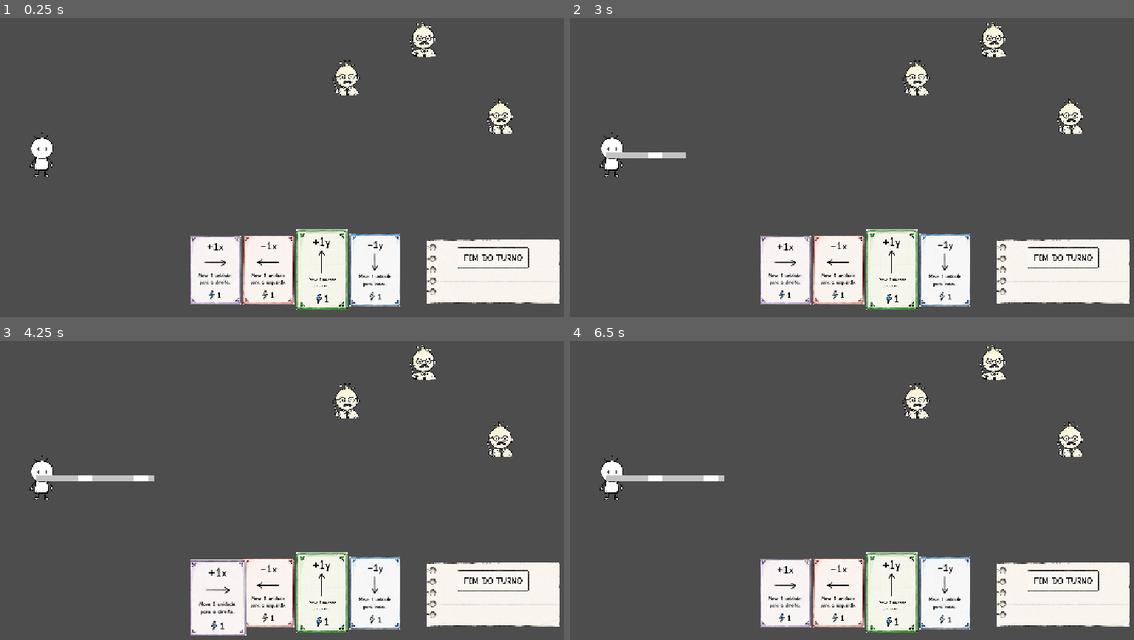
Above: before the commit, frames 1-4 (two rows, left to right).
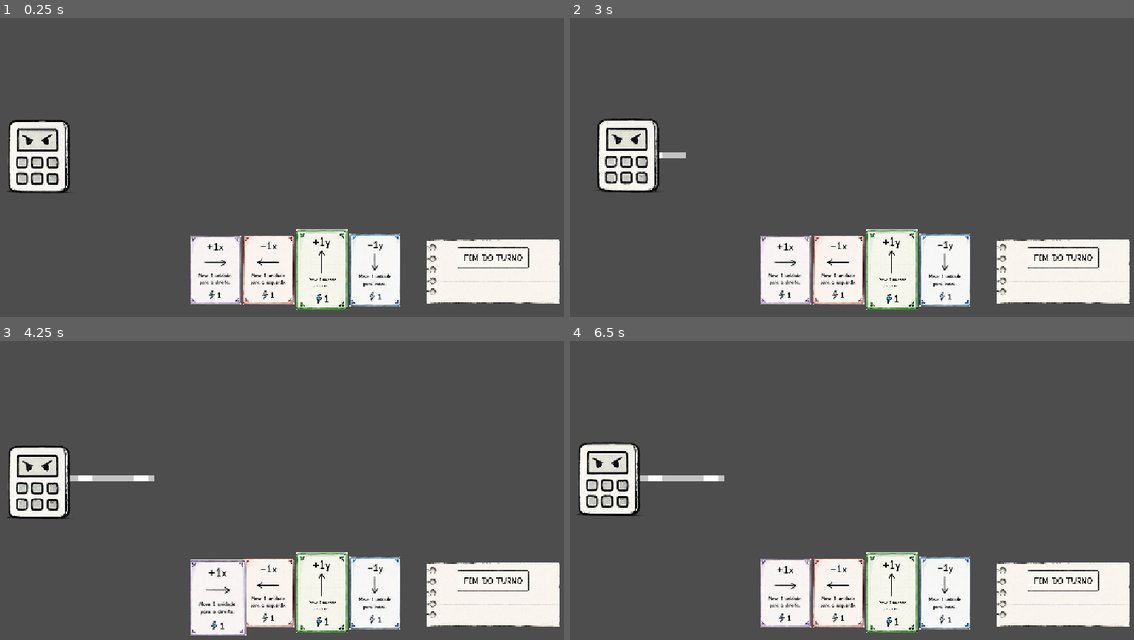
Above: after the commit, the same moments.

Repository: catolica-faculdade/incognita-deck
Game: Godot game, scene res://main/main.tscn
Same seed, same stepped clock (60 frames per second), same inputs: the game is played once before the commit and once after it.
Inputs (mouse positions are in pixels of both pictures, inside the frame that each line leads up to):
- Up to frame 1 (0.25 s): no input
- Up to frame 2 (3 s): click (1060, 257) at 0.5 s; click (784, 269) at 1.27 s; click (789, 275) at 2.02 s; click (1060, 257) at 2.75 s
- Up to frame 3 (4.25 s): click (214, 592) at 3.52 s
- Up to frame 4 (6.5 s): click (1060, 580) at 4.25 s

The runs differ from the first frame. In frame 1, 3.5% of the frame differs, in the area x 1-91%, y 1-59%; in frame 2, 3.6%; in frame 3, 3.6%, in the area x 1-91%, y 1-60%; in frame 4, 3.6%.

Commit message:
feat: add finish turn button

Diff:
--- /dev/null
+++ b/interface/buttons/buttons.gd
@@ -0,0 +1,10 @@
+extends TextureButton
+
+signal end_turn
+
+func _ready() -> void:
+	pressed.connect(_end_turn_button_pressed)
+
+func _end_turn_button_pressed() -> void:
+	print("Botão clicado! Emitindo sinal de fim de turno...")
+	end_turn.emit()
--- a/interface/buttons/buttons.tscn
+++ b/interface/buttons/buttons.tscn
@@ -2,6 +2,7 @@
 
 [ext_resource type="Texture2D" uid="uid://360jo30uifs2" path="res://assets/empty_paper.png" id="1_paw45"]
 [ext_resource type="Texture2D" uid="uid://8ednp6hhoftm" path="res://assets/button.png" id="2_0r5lu"]
+[ext_resource type="Script" uid="uid://yynl7usa1q7m" path="res://interface/buttons/buttons.gd" id="3_arv1u"]
 
 [node name="Control" type="Control" unique_id=251126185]
 layout_mode = 3
@@ -46,3 +47,4 @@
 scale = Vector2(0.2, 0.2)
 texture_normal = ExtResource("2_0r5lu")
 ignore_texture_size = true
+script = ExtResource("3_arv1u")
--- a/interface/interface.tscn
+++ b/interface/interface.tscn
@@ -12,6 +12,7 @@
 anchor_bottom = 1.0
 grow_horizontal = 2
 grow_vertical = 2
+mouse_filter = 2
 theme_override_constants/margin_bottom = 1
 
 [node name="Control" type="Control" parent="MarginContainer" unique_id=1238509143]
--- a/main/main.gd
+++ b/main/main.gd
@@ -9,3 +9,9 @@
 
 	ui.set_world(world)
 	GameSettings.set_fullscreen(true)
+
+	var hud = ui.find_child("TextureButton", true, false)
+	var battle_system = world.find_child("BattleSystemNode", true, false)
+
+	if hud and battle_system:
+		hud.end_turn.connect(battle_system.execute_turn_actions)
--- a/world/battle_system/battle_system.gd
+++ b/world/battle_system/battle_system.gd
@@ -1,20 +1,22 @@
 extends Node
 
 @export var lock_distance = 75
+@onready var trajectory = $"../PlayerNode/TrajectoryNode/Trajectory"
 
-var current_enemy = null
+var current_enemies = []
 
 func _ready() -> void:
 	pass
 
 func clear_target():
-	if current_enemy:
-		current_enemy.unlock()
-	current_enemy = null
+	for enemy in current_enemies:
+		if is_instance_valid(enemy) and enemy.has_method("unlock"):
+			enemy.unlock()
+
+	current_enemies = []
 
 func lock_target(enemy):
-	current_enemy = enemy
-	enemy.lock()
+	current_enemies.push_back(enemy)
 
 func evaluate_trajectory(points: Array):
 	clear_target()
@@ -23,12 +25,8 @@
 
 	for enemy in enemies:
 
-		if trajectory_hits_enemy(
-			points,
-			enemy.position
-		):
+		if trajectory_hits_enemy(points, enemy.position):
 			lock_target(enemy)
-			return
 
 
 func trajectory_hits_enemy(points: PackedVector2Array, enemy_position: Vector2) -> bool:
@@ -42,9 +40,27 @@
 		)
 
 		var distance = closest_point.distance_to(enemy_position)
-		print("validando...", distance)
 		print(lock_distance)
 		if distance <= lock_distance:
 			return true
 
 	return false
+
+func execute_turn_actions() -> void:
+	if current_enemies.size() > 0:
+		print("Iniciando ataque aos inimigos selecionados: ", current_enemies.size())
+
+		if trajectory:
+			trajectory.clear_points()
+
+		var enemies_to_attack = current_enemies.duplicate()
+
+		var player_damage = 5
+		for enemy in enemies_to_attack:
+			if is_instance_valid(enemy) and enemy.health > 0:
+				await enemy.take_damage(player_damage)
+		clear_target()
+	else:
+		print("Nenhum inimigo selecionado na trajetória.")
+		if trajectory:
+			trajectory.clear_points()
--- a/world/enemy/enemy_combat/calculator/calculator_enemy.gd
+++ b/world/enemy/enemy_combat/calculator/calculator_enemy.gd
@@ -18,13 +18,12 @@
 var heal_amount := 3
 var self_heal_amount := 5
 
-
-
 var start_position: Vector2
 var is_attacking := false
 
 func _ready():
 	start_position = position
+	print('ready position: ', start_position)
 
 func choose_action():
 	shield = 0
@@ -46,7 +45,6 @@
 
 func heal():
 	health += self_heal_amount
-
 
 func apply_heal():
 	var enemy = get_tree().get_first_node_in_group("enemies")
@@ -122,23 +120,32 @@
 		get_tree().change_scene_to_file("res://world/map_1.tscn")
 
 func take_damage(amount):
+	is_attacking = true
 	var tween := create_tween()
 
-	tween.tween_property(self, "position", start_position + Vector2(40, 0), 0.15)
-	tween.tween_property(self, "position", start_position + Vector2(80, 0), 0.12)
+	tween.set_trans(Tween.TRANS_QUAD)
+
+	var posicao_recuo = start_position + Vector2(100, 0)
+
+	tween.tween_property(self, "position", posicao_recuo, 0.07).set_ease(Tween.EASE_OUT)
 
 	tween.tween_callback(func():
-		if(shield > 0):
-			amount - shield
-			if(amount > 0):
+		if shield > 0:
+			if amount >= shield:
+				amount -= shield
 				shield = 0
+			else:
+				shield -= amount
+				amount = 0
 
-		if(amount > 0):
+		if amount > 0:
 			health -= amount
+			print(name, " recebeu ", amount, " de dano. Vida restante: ", health)
 
 		check_is_alive()
 	)
 
-	tween.tween_property(self, "position", start_position, 0.15)
+	tween.tween_property(self, "position", start_position, 0.20).set_ease(Tween.EASE_IN_OUT)
 
 	await tween.finished
+	is_attacking = false
--- a/world/world.gd
+++ b/world/world.gd
@@ -6,6 +6,7 @@
 const card_scene = preload("res://card/card.tscn")
 const player_scene = preload("res://world/player/player.tscn")
 const enemy_scene = preload("res://world/enemy/enemy.tscn")
+const calculator_scene = preload("res://world/enemy/enemy_combat/calculator/calculator_combat.tscn")
 const battle_system_scene = preload("res://world/battle_system/battle_system_node.tscn")
 
 @onready var battle_system = $BattleSystemNode
@@ -23,9 +24,7 @@
 	player_instance.global_position = Vector2.ZERO
 	camera.global_position = Vector2(500, 0)
 	trajectory = player_instance.get_node("TrajectoryNode/Trajectory")
-	spawn_mock_enemy(Vector2(8, 2))
-	spawn_mock_enemy(Vector2(10, 3))
-	spawn_mock_enemy(Vector2(12, 1))
+	spawn_mock_enemy()
 
 func apply_card(value: int, axis: String):
 	if not trajectory:
@@ -48,11 +47,9 @@
 	trajectory.update_straight_line(current_math_x, current_math_y)
 	battle_system.evaluate_trajectory(trajectory.points)
 
-func spawn_mock_enemy(points: Vector2):
-	var enemy = enemy_scene.instantiate()
+func spawn_mock_enemy():
+	var enemy = calculator_scene.instantiate()
 	add_child(enemy)
-	var grid_position = points
-	enemy.global_position = grid_to_world(grid_position)
 
 func grid_to_world(grid: Vector2) -> Vector2:
 	return Vector2(grid.x * 75, grid.y * -75)
Not shown, added: interface/buttons/buttons.gd.uid
